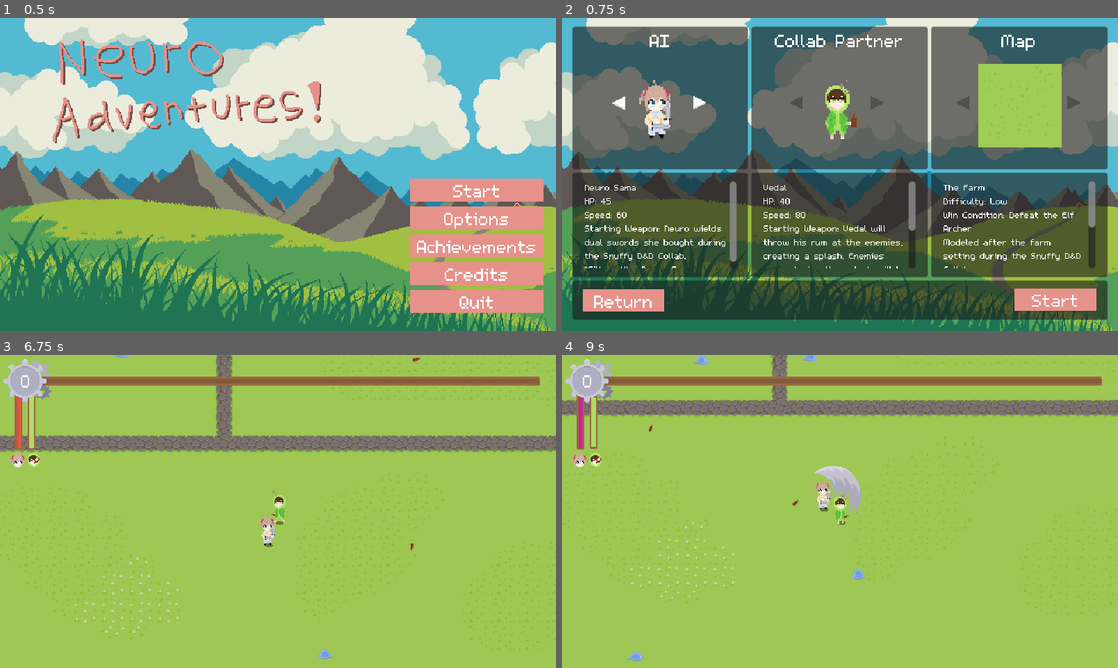
Above: before the commit, frames 1-4 (two rows, left to right).
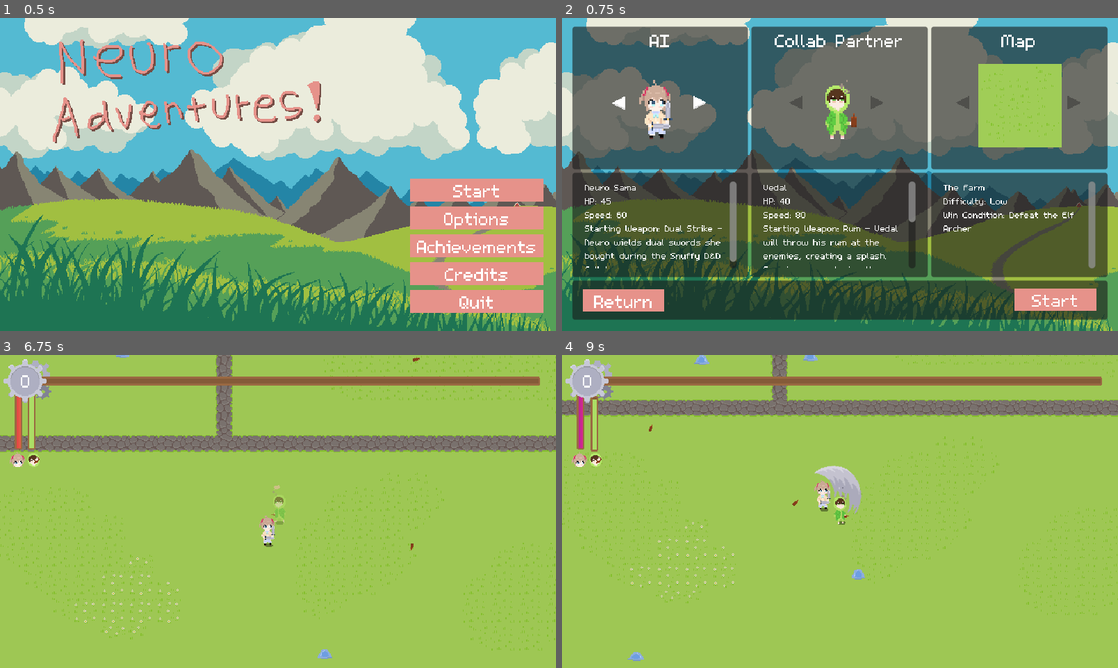
Above: after the commit, the same moments.

Repository: KotgeDev/Neuro-Adventures
Game: Godot game, scene res://scenes/ui/menu.tscn
Same seed, same stepped clock (60 frames per second), same inputs: the game is played once before the commit and once after it.
Inputs (mouse positions are in pixels of both pictures, inside the frame that each line leads up to):
- Up to frame 1 (0.5 s): no input
- Up to frame 2 (0.75 s): click "Start" at 0.5 s
- Up to frame 3 (6.75 s): click "Start" at 1.25 s; move the mouse to (400, 495) at 2.02 s; hold D (right) 2.03-2.78 s; tap Space (close_screen) at 2.1, 2.85, 3.6, 4.35, 5.1, 6.6 s; move the mouse to (166, 527) at 2.77 s; hold S (down) 2.78-3.53 s; move the mouse to (333, 442) at 3.52 s; hold D (right) 3.53-4.28 s; move the mouse to (250, 574) at 4.27 s; hold W (up) 4.28-5.03 s; move the mouse to (444, 558) at 5.02 s; hold A (left) 5.03-5.75 s; tap Escape (menu) at 5.65 s; click "Continue" at 5.75 s; move the mouse to (111, 464) at 6.52 s; hold A (left) from 6.53 s (still down)
- Up to frame 4 (9 s): move the mouse to (867, 511) at 7.27 s; release A (left) at 7.28 s; hold S (down) 7.28-8.03 s; tap Space (close_screen) at 7.35, 8.1, 8.85 s; move the mouse to (756, 433) at 8.02 s; hold D (right) 8.03-8.78 s; move the mouse to (962, 495) at 8.77 s; hold W (up) from 8.78 s (still down)

Frame 1 is identical in both runs. In frame 2, 1.3% of the frame differs, in the area x 4-96%, y 64-80%; in frame 3, 0.1%; in frame 4, 0.1%.

Commit message:
Evil balanss

Diff:
--- a/project.godot
+++ b/project.godot
@@ -78,6 +78,11 @@
 "events": [Object(InputEventKey,"resource_local_to_scene":false,"resource_name":"","device":-1,"window_id":0,"alt_pressed":false,"shift_pressed":false,"ctrl_pressed":false,"meta_pressed":false,"pressed":false,"keycode":0,"physical_keycode":32,"key_label":0,"unicode":32,"echo":false,"script":null)
 ]
 }
+ability={
+"deadzone": 0.5,
+"events": [Object(InputEventKey,"resource_local_to_scene":false,"resource_name":"","device":-1,"window_id":0,"alt_pressed":false,"shift_pressed":false,"ctrl_pressed":false,"meta_pressed":false,"pressed":false,"keycode":0,"physical_keycode":32,"key_label":0,"unicode":32,"echo":false,"script":null)
+]
+}
 
 [layer_names]
 
--- a/scenes/characters/collab_partners/vedal.tscn
+++ b/scenes/characters/collab_partners/vedal.tscn
@@ -6,6 +6,9 @@
 
 [node name="Vedal" instance=ExtResource("1_isy60")]
 
+[node name="CollisionPolygon2D" parent="Hurtbox" index="0"]
+polygon = PackedVector2Array(-5, -11, -5, -6, -3, -2, -6, 5, -4, 10, -4, 13, -2, 13, -2, 10, 0, 5, 2, 10, 2, 13, 4, 13, 4, 10, 6, 5, 2, -2, 5, -5, 5, -11, 2, -12, -3, -12)
+
 [node name="Shadow" type="Sprite2D" parent="." index="6"]
 position = Vector2(1, -28)
 texture = ExtResource("2_a2hfa")
--- a/scenes/enemies/boss_scenes/archer_boss.tscn
+++ b/scenes/enemies/boss_scenes/archer_boss.tscn
@@ -6,6 +6,8 @@
 [ext_resource type="PackedScene" uid="uid://mjwkfxpnwct6" path="res://scenes/shared/continuous_hitbox.tscn" id="3_dthlq"]
 [ext_resource type="Texture2D" uid="uid://bpxvb4opdk1xy" path="res://assets/shared/shadow_m.png" id="5_71wx5"]
 [ext_resource type="Script" path="res://scripts/shared/shadow.gd" id="6_fm7fl"]
+[ext_resource type="Texture2D" uid="uid://ddfk61tmlrep3" path="res://assets/enemies/elf_archer_boss_health_under.png" id="7_uctct"]
+[ext_resource type="Texture2D" uid="uid://dgc7bsnkobfcd" path="res://assets/enemies/elf_archer_boss_health_over.png" id="8_anbac"]
 
 [sub_resource type="CircleShape2D" id="CircleShape2D_yjxll"]
 radius = 233.002
@@ -123,6 +125,15 @@
 texture = ExtResource("5_71wx5")
 script = ExtResource("6_fm7fl")
 
+[node name="Healthbar" type="TextureProgressBar" parent="."]
+offset_left = -13.0
+offset_top = -57.0
+offset_right = 51.0
+offset_bottom = 7.0
+value = 100.0
+texture_under = ExtResource("7_uctct")
+texture_progress = ExtResource("8_anbac")
+
 [connection signal="take_damage" from="Hurtbox" to="." method="_on_hurtbox_take_damage"]
 [connection signal="timeout" from="PathfindTimer" to="." method="_on_pathfind_timer_timeout"]
 [connection signal="timeout" from="FireTimer" to="." method="_on_fire_timer_timeout"]
--- a/scenes/ui/character_choice_menu.tscn
+++ b/scenes/ui/character_choice_menu.tscn
@@ -208,7 +208,7 @@
 text = "Neuro Sama
 HP: 45
 Speed: 60
-Starting Weapon: Neuro wields dual swords she bought during the Snuffy D&D Collab.
+Starting Weapon: Dual Strike - Neuro wields dual swords she bought during the Snuffy D&D Collab.
 \"Filtered.\" - Neuro Sama"
 autowrap_mode = 2
 
@@ -238,8 +238,8 @@
 text = "Vedal
 HP: 40
 Speed: 80
-Starting Weapon: Vedal will throw his rum at the enemies, creating a splash. Enemies encountering the splash will be intoxicated (stunned) for a while.
-\"There is no such thing as love, only pain and suffering\" - Vedal"
+Starting Weapon: Rum - Vedal will throw his rum at the enemies, creating a splash. Enemies encountering the splash will be intoxicated (stunned) for a while.
+Starting Ability: DM Allegations - Vedal will become imune for 0.4s if [space] is pressed, with a cooldown of 5s. A pink notification above Vedal means that the ability is charged. "
 autowrap_mode = 2
 
 [node name="Panel3" type="Panel" parent="VBoxContainer/HBoxContainer2"]
@@ -268,10 +268,7 @@
 theme_override_font_sizes/font_size = 16
 text = "The Farm
 Difficulty: Low
-Win Condition: Defeat the Elf Archer
-Modeled after the farm setting during the Snuffy D&D Collab.
-\"Did you hear what happened? Someone broke into your cabin and your guards were killed in the process! Who did this to you?\" - Neuro Sama, to the Elf Archer.
-"
+Win Condition: Defeat the Elf Archer "
 autowrap_mode = 2
 
 [node name="Panel" type="Panel" parent="VBoxContainer"]
--- a/scenes/ui/hud.tscn
+++ b/scenes/ui/hud.tscn
@@ -1,8 +1,8 @@
 [gd_scene load_steps=16 format=3 uid="uid://dqy8eus7xktlq"]
 
 [ext_resource type="Script" path="res://scripts/ui/hud.gd" id="1_jg8iq"]
+[ext_resource type="Texture2D" uid="uid://dnl8tal30m0jt" path="res://assets/characters/ais/neuro_icon.png" id="2_3ldxe"]
 [ext_resource type="Texture2D" uid="uid://cdfsvbsr2p0cs" path="res://assets/ui/ai_health_bar.png" id="3_h2em7"]
-[ext_resource type="Texture2D" uid="uid://dnl8tal30m0jt" path="res://assets/ui/ui_icons.png" id="4_nokq6"]
 [ext_resource type="Texture2D" uid="uid://tnubhijqfq02" path="res://assets/ui/health_bar_under.png" id="6_jflyq"]
 [ext_resource type="Texture2D" uid="uid://cjb1btwxi635u" path="res://assets/ui/collab_partner_bar.png" id="6_uyxdy"]
 [ext_resource type="Texture2D" uid="uid://chm3hdjvrvpig" path="res://assets/ui/exp_bar_under.png" id="6_v5tns"]
@@ -46,7 +46,7 @@
 offset_top = 141.0
 offset_right = 34.0
 offset_bottom = 173.0
-texture = ExtResource("4_nokq6")
+texture = ExtResource("2_3ldxe")
 stretch_mode = 2
 
 [node name="CollabPartnerIcon" type="TextureRect" parent="HealthBars"]
--- a/scenes/upgrades/dm_allegations.tscn
+++ b/scenes/upgrades/dm_allegations.tscn
@@ -1,6 +1,76 @@
-[gd_scene load_steps=2 format=3 uid="uid://b7jfbfixl6usd"]
+[gd_scene load_steps=7 format=3 uid="uid://b7jfbfixl6usd"]
 
 [ext_resource type="Script" path="res://scripts/upgrades/dm_allegations.gd" id="1_a1fxu"]
+[ext_resource type="Texture2D" uid="uid://clsw1c1opu2lf" path="res://assets/upgrades/dm_allegations_sheet.png" id="2_r7pwe"]
+
+[sub_resource type="Animation" id="Animation_8b3eg"]
+resource_name = "loading"
+length = 0.6
+loop_mode = 1
+step = 0.15
+tracks/0/type = "value"
+tracks/0/imported = false
+tracks/0/enabled = true
+tracks/0/path = NodePath("Sprite2D:frame")
+tracks/0/interp = 1
+tracks/0/loop_wrap = true
+tracks/0/keys = {
+"times": PackedFloat32Array(0, 0.15, 0.3, 0.45),
+"transitions": PackedFloat32Array(1, 1, 1, 1),
+"update": 1,
+"values": [0, 1, 2, 4]
+}
+
+[sub_resource type="Animation" id="Animation_xftfm"]
+length = 0.001
+tracks/0/type = "value"
+tracks/0/imported = false
+tracks/0/enabled = true
+tracks/0/path = NodePath("Sprite2D:frame")
+tracks/0/interp = 1
+tracks/0/loop_wrap = true
+tracks/0/keys = {
+"times": PackedFloat32Array(0),
+"transitions": PackedFloat32Array(1),
+"update": 1,
+"values": [0]
+}
+
+[sub_resource type="Animation" id="Animation_r8436"]
+resource_name = "ready"
+tracks/0/type = "value"
+tracks/0/imported = false
+tracks/0/enabled = true
+tracks/0/path = NodePath("Sprite2D:frame")
+tracks/0/interp = 1
+tracks/0/loop_wrap = true
+tracks/0/keys = {
+"times": PackedFloat32Array(0),
+"transitions": PackedFloat32Array(1),
+"update": 1,
+"values": [5]
+}
+
+[sub_resource type="AnimationLibrary" id="AnimationLibrary_licn1"]
+_data = {
+"RESET": SubResource("Animation_xftfm"),
+"loading": SubResource("Animation_8b3eg"),
+"ready": SubResource("Animation_r8436")
+}
 
 [node name="DMAllegations" type="Node2D"]
 script = ExtResource("1_a1fxu")
+
+[node name="CooldownTimer" type="Timer" parent="."]
+
+[node name="Sprite2D" type="Sprite2D" parent="."]
+position = Vector2(0, -40)
+texture = ExtResource("2_r7pwe")
+hframes = 6
+
+[node name="AnimationPlayer" type="AnimationPlayer" parent="."]
+libraries = {
+"": SubResource("AnimationLibrary_licn1")
+}
+
+[connection signal="timeout" from="CooldownTimer" to="." method="_on_cooldown_timer_timeout"]
--- a/scenes/upgrades/pizza.tscn
+++ b/scenes/upgrades/pizza.tscn
@@ -6,16 +6,16 @@
 [ext_resource type="PackedScene" uid="uid://3miicp8y7p5b" path="res://scenes/shared/multi_hitbox.tscn" id="3_pyt3j"]
 
 [sub_resource type="CircleShape2D" id="CircleShape2D_22sv2"]
-radius = 59.0
+radius = 59.0085
 
 [sub_resource type="CircleShape2D" id="CircleShape2D_63wrh"]
-radius = 92.0054
+radius = 90.0056
 
 [sub_resource type="CircleShape2D" id="CircleShape2D_mglr8"]
-radius = 20.025
+radius = 16.0312
 
 [sub_resource type="CircleShape2D" id="CircleShape2D_1tmp0"]
-radius = 16.0
+radius = 13.0
 
 [node name="Pizza" type="Node2D" groups=["pizza"]]
 z_index = 1
--- a/scripts/enemies/boss_scenes/archer_boss.gd
+++ b/scripts/enemies/boss_scenes/archer_boss.gd
@@ -4,7 +4,7 @@
 #region CONSTANTS
 @export var ACCELERATION := 500
 @export var FRICTION := 500
-@export var MAX_HEALTH := 500.0
+@export var MAX_HEALTH := 400.0
 @export var DAMAGE := 12.0
 @export var ATTACK_INTERVAL := 1.5
 @export var PATH_FIND_INTERVAL := 2.0
@@ -24,6 +24,7 @@
 @onready var fire_point = $FirePoint
 @onready var fire_timer = $FireTimer
 @onready var pattern_fire_timer = $PatternFireTimer
+@onready var healthbar = $Healthbar
 #endregion
 
 #region OTHER
@@ -88,6 +89,8 @@
 
 func _on_hurtbox_take_damage(damage):
 	health -= damage
+	healthbar.value = health / MAX_HEALTH * 100
+
 	sprite_2d.modulate = Color("b4244a")
 	await get_tree().create_timer(0.05).timeout
 	sprite_2d.modulate = Color("ffffff")
--- a/scripts/ui/character_choice_menu.gd
+++ b/scripts/ui/character_choice_menu.gd
@@ -6,9 +6,9 @@
 var ai_selection = SavedOptions.AISelection.NEURO
 
 var neuro_texture: Texture2D = preload("res://assets/characters/ais/neuro_idle_sheet.png")
-var neuro_description = "Neuro Sama\nHP: 45\nSpeed: 60\nStarting Weapon: Neuro wields dual swords she bought during the Snuffy D&D Collab.\n\"Filtered.\" - Neuro Sama"
+var neuro_description = "Neuro Sama\nHP: 45\nSpeed: 60\nStarting Weapon: Dual Strike - Neuro wields dual swords she bought during the Snuffy D&D Collab."
 var evil_texture: Texture2D = preload("res://assets/characters/ais/evil_idle_sheet.png")
-var evil_description = "Evil Neuro\nHP: 60\nSpeed: 50\nStarting Weapon: Evil wields a knife that deals consecutive damage to any enemy in range.\n\"Viva la Pizza Revolution!\" - Evil Neuro"
+var evil_description = "Evil Neuro\nHP: 60\nSpeed: 50\nStarting Weapon: Knife - Evil wields a knife that deals consecutive damage to any enemy in range."
 
 func _ready() -> void:
 	Input.set_custom_mouse_cursor(null)
--- a/scripts/ui/hud.gd
+++ b/scripts/ui/hud.gd
@@ -74,6 +74,12 @@
 	collab_partner = get_tree().get_first_node_in_group("collab_partner")
 	map = get_tree().get_first_node_in_group("map")
 
+	match SavedOptions.settings.ai_selected:
+		SavedOptions.AISelection.NEURO:
+			$HealthBars/AIIcon.texture = load("res://assets/characters/ais/neuro_icon.png")
+		SavedOptions.AISelection.EVIL:
+			$HealthBars/AIIcon.texture = load("res://assets/characters/ais/evil_icon.png")
+
 func _process(delta: float) -> void:
 	shake_handler(delta)
 	exp_bar.value = lerpf(exp_bar.value, exp_value, delta*7)
--- a/scripts/upgrades/dm_allegations.gd
+++ b/scripts/upgrades/dm_allegations.gd
@@ -1,35 +1,61 @@
 extends UpgradeScene
 
-@onready var collab_partner = get_tree().get_first_node_in_group("collab_partner")
+@onready var vedal = get_tree().get_first_node_in_group("collab_partner")
+@onready var cooldown_timer = $CooldownTimer
+@onready var animation_player = $AnimationPlayer
 
-var accumulated_damage := 0.0
-var chance: float
+@export var LV1_DURATION := 0.3
+@export var LV3_DURATION := 0.6
+
+@export var LV1_COOLDOWN := 5.0
+@export var LV2_COOLDOWN := 4.0
+@export var LV4_COOLDOWN := 3.0
+@export var LV5_COOLDOWN := 2.0
+
+var active := false
+var available := false
+var duration := 0.0
 
 func _ready() -> void:
 	add_to_group("dm_allegations")
+	sync_level()
+
+func _process(_delta: float) -> void:
+	if Input.is_action_just_pressed("ability") and available:
+		available = false
+		cooldown_timer.stop()
+
+		vedal.modulate.a = 0.5
+		active = true
+		await get_tree().create_timer(duration, false).timeout
+		active = false
+		vedal.modulate.a = 1.0
+
+		cooldown_timer.start()
+		animation_player.play("loading")
 
 func damage_received_modifiers_collab(BASE_DAMAGE: float, modified_damage: float) -> float:
-	var random_f = randf()
-	if random_f <= 0.001:
-		modified_damage = accumulated_damage
+	if active:
+		return 0
 	else:
-		if upgrade.lvl == 1:
-			accumulated_damage += modified_damage
-			modified_damage *= 0.5
-		elif upgrade.lvl == 2:
-			accumulated_damage += modified_damage
-			modified_damage *= 0.25
-		elif upgrade.lvl == 3:
-			accumulated_damage += modified_damage
-			modified_damage = 0.0
-
-	return modified_damage
+		return modified_damage
 
 func sync_level() -> void:
 	match upgrade.lvl:
 		1:
-			chance = 0.002  # 1 in 500
+			cooldown_timer.wait_time = LV1_COOLDOWN
+			cooldown_timer.start()
+			animation_player.play("loading")
+			duration = LV1_DURATION
 		2:
-			chance = 0.003  # 1 in 300
+			cooldown_timer.wait_time = LV2_COOLDOWN
 		3:
-			chance = 0.005  # 1 in 200
+			duration = LV3_DURATION
+		4:
+			cooldown_timer.wait_time = LV4_COOLDOWN
+		5:
+			cooldown_timer.wait_time = LV5_COOLDOWN
+
+func _on_cooldown_timer_timeout():
+	available = true
+	animation_player.play("ready")
--- a/scripts/upgrades/fireball_scene.gd
+++ b/scripts/upgrades/fireball_scene.gd
@@ -3,19 +3,23 @@
 var fireball_template = preload("res://scenes/projectiles/fireball.tscn")
 
 @onready var ai: AI = get_tree().get_first_node_in_group("ai")
+@onready var map: MAP = get_tree().get_first_node_in_group("map")
 @onready var fire_timer = $FireTimer
 
 @export_category("Fireball")
 @export var BASE_SPEED := 100
-@export var LV1_DAMAGE := 3.0
+@export var LV1_DAMAGE := 2.0
 @export var LV1_WAIT_TIME := 2.0
 @export var LV1_PROJECTILE_COUNT := 4
 @export var LV2_WAIT_TIME := 1.5
 @export var LV3_PROJECTILE_COUNT := 6
-@export var LV4_DAMAGE := 6.0
+@export var LV4_DAMAGE := 4.0
 @export var LV5_PROJECTILE_COUNT := 8
 @export var LV6_PROJECTILE_COUNT := 20
 
+#region SOUNDFX
+var hit_sfx: AudioStream = preload("res://assets/sfx/laser_fire.wav")
+#endregion
 
 var speed = BASE_SPEED
 var damage = LV1_DAMAGE
@@ -41,8 +45,11 @@
 			projectile_count = LV6_PROJECTILE_COUNT
 
 func _on_fire_timer_timeout():
+	AudioSystem.play_sfx(hit_sfx, ai.global_position)
+
 	for i in range(projectile_count):
 		var fireball = fireball_template.instantiate()
 		var angle = 2 * PI / projectile_count * i
 		fireball.setup(speed, damage, Vector2.RIGHT.rotated(angle))
-		ai.add_child(fireball)
+		fireball.global_position = ai.global_position
+		map.add_child(fireball)
--- a/scripts/upgrades/knife_scene.gd
+++ b/scripts/upgrades/knife_scene.gd
@@ -17,7 +17,7 @@
 #endregion
 
 #region SOUNDFX
-var hit_sfx: AudioStream = preload("res://assets/sfx/laser_fire.wav")
+var hit_sfx: AudioStream = preload("res://assets/sfx/knifestab.wav")
 #endregion
 
 var damage
@@ -55,6 +55,6 @@
 			knife.global_position = enemy.global_position
 			knife.setup(damage)
 
-			AudioSystem.play_sfx(hit_sfx, ai.global_position)
+			AudioSystem.play_sfx(hit_sfx, ai.global_position, 0.5)
 
 			await get_tree().create_timer(0.2, false).timeout
--- a/scripts/upgrades/summon_circle.gd
+++ b/scripts/upgrades/summon_circle.gd
@@ -2,9 +2,9 @@
 
 @onready var aoe = $AOE
 
-@export var LV1_SLOW := 0.7
-@export var LV2_SLOW := 0.6
-@export var LV3_SLOW := 0.5
+@export var LV1_SLOW := 0.60
+@export var LV2_SLOW := 0.55
+@export var LV3_SLOW := 0.50
 @export var LV4_RANGE_MULTIPLIER := 1.25
 @export var LV5_SLOW := 0.45
 @export var LV6_SLOW := 0.40
--- a/scripts/upgrades/upgrade_manager.gd
+++ b/scripts/upgrades/upgrade_manager.gd
@@ -184,6 +184,19 @@
 		5,
 		0,
 		preload("res://scenes/upgrades/inuke6000.tscn")
+	),
+	Upgrade.new(
+		"Raise the Timer!",
+		preload("res://assets/upgrades/raise_the_timer_icon.png"),
+		[
+			"The AI will start loosing HP every 1s, but exps will now give 0.6 HP to the AI",
+			"The AI will start loosing HP every 1s, but exps will now give 0.7 HP to the AI",
+			"The AI will start loosing HP every 1s, but exps will now give 0.8 HP to the AI"
+		],
+		Globals.UpgradeType.AI_UPGRADE,
+		3,
+		0,
+		preload("res://scenes/upgrades/raise_the_timer.tscn")
 	)
 ]
 
@@ -308,17 +321,19 @@
 		preload("res://scenes/upgrades/rum_scene.tscn")
 	),
 	Upgrade.new(
-		"Raise the Timer!",
-		preload("res://assets/upgrades/raise_the_timer_icon.png"),
-		[
-			"The AI will start loosing HP every 1s, but exps will now give 0.6 HP to the AI",
-			"The AI will start loosing HP every 1s, but exps will now give 0.7 HP to the AI",
-			"The AI will start loosing HP every 1s, but exps will now give 0.8 HP to the AI"
+		"DM Allegations",
+		preload("res://assets/upgrades/dm_allegations_icon.png"),
+		[
+			"Press [space] for Vedal to become immune for 0.4s. Pink notif means ability is ready",
+			"Cooldown is reduced to 4s",
+			"Immunity duration increased to 0.6s",
+			"Cooldown is reduced to 3s",
+			"Cooldown is reduced to 2s"
 		],
 		Globals.UpgradeType.COLLAB_PARTNER_UPGRADE,
-		3,
-		0,
-		preload("res://scenes/upgrades/raise_the_timer.tscn")
+		4,
+		0,
+		preload("res://scenes/upgrades/dm_allegations.tscn")
 	)
 ]
 
@@ -337,6 +352,7 @@
 
 	merge_character_upgrade_db(collab_partner_db)
 	lvl_up(collab_partner_db[0])
+	lvl_up(collab_partner_db[1])
 
 	merge_character_upgrade_db(ai_db)
 	lvl_up(ai_db[0])
Binary file added: assets/characters/ais/evil_icon.png
Not shown, added: assets/characters/ais/evil_icon.png.import
Renamed: assets/ui/ui_icons.png -> assets/characters/ais/neuro_icon.png
Not shown, added: assets/characters/ais/neuro_icon.png.import
Binary file added: assets/enemies/elf_archer_boss_health_over.png
Not shown, added: assets/enemies/elf_archer_boss_health_over.png.import
Binary file added: assets/enemies/elf_archer_boss_health_under.png
Not shown, added: assets/enemies/elf_archer_boss_health_under.png.import
Not shown, added: assets/sfx/knifestab.wav.import
Binary file added: assets/upgrades/dm_allegations_sheet.png
Not shown, changed: assets/upgrades/dm_allegations_sheet.png.import
Binary file changed: assets/upgrades/pizza.png
(and 3 more such lines)
